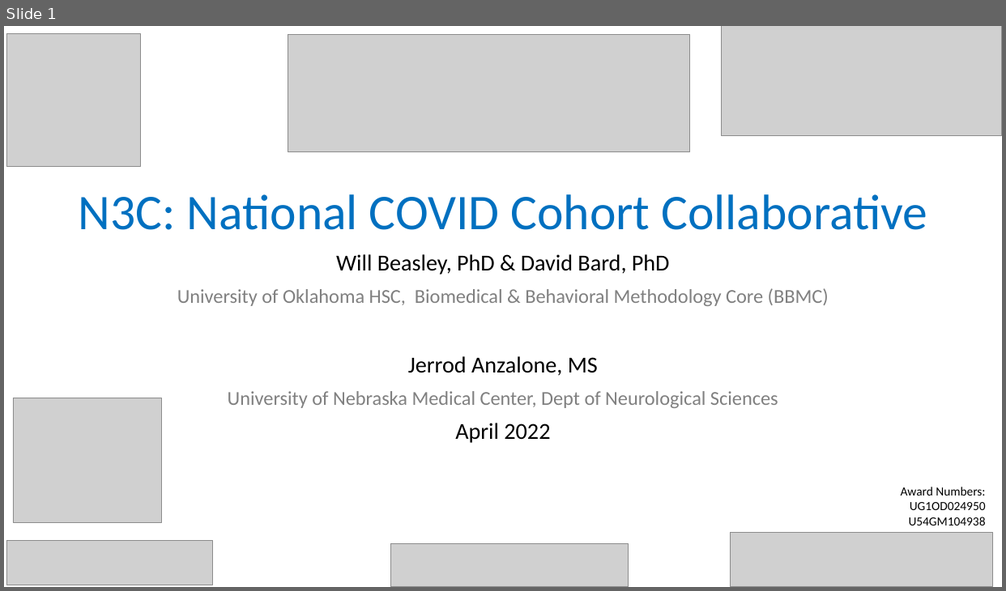
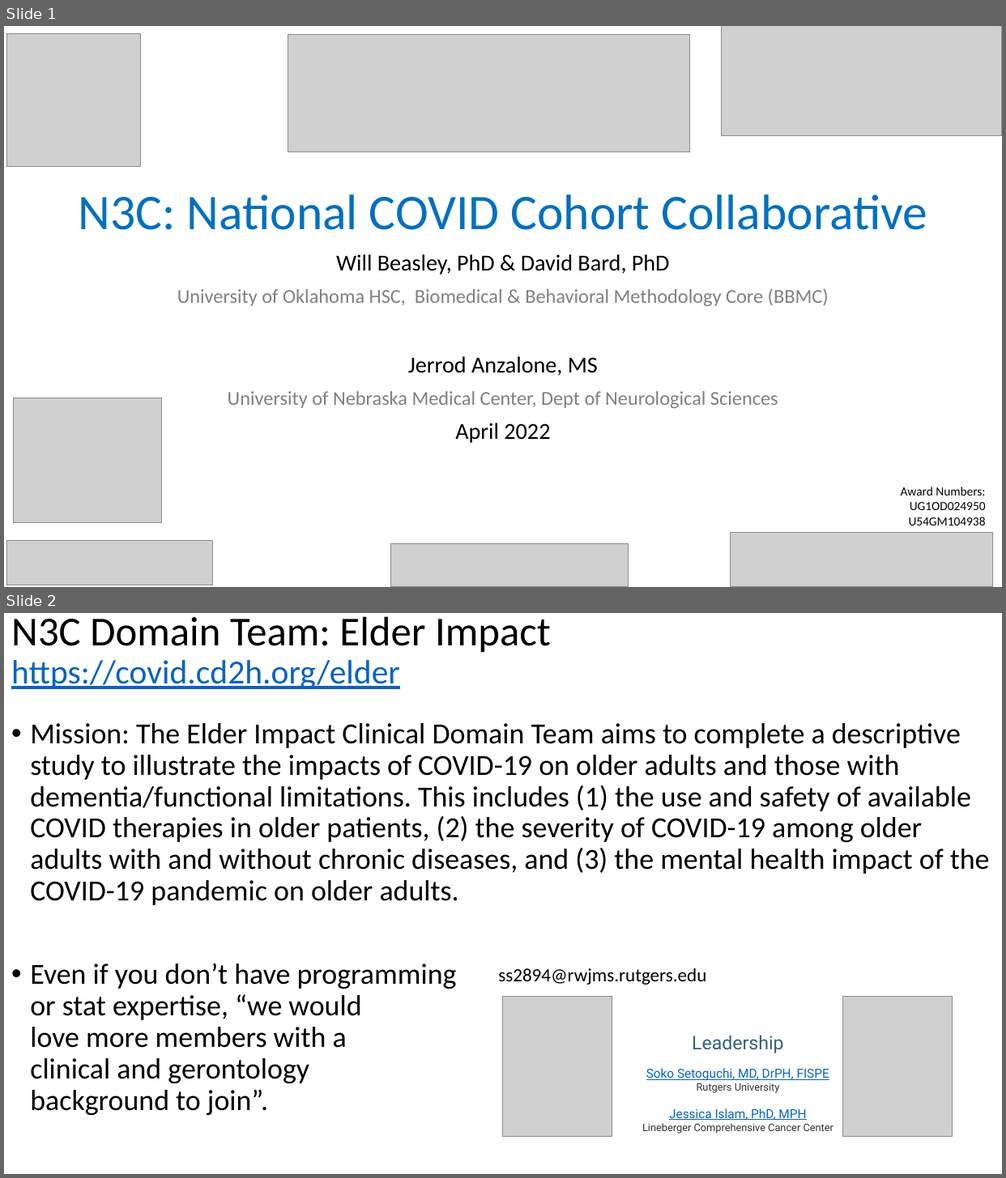
Before and after one commit to OuhscBbmc/prairie-outpost-public, a slide deck: publications/presentation-2022-04-geroscience/beasley-2022-04-n3c-geroscience.pptx. Shown one above the other, each under a label of ours: slide 1 before the commit, slides 1 and 2 after it. The pictures are 1006x591 and 1006x1178 pixels, drawn with LibreOffice and Linux fonts; fonts in the diff are those of the drawing; grey boxes stand for pictures; background and template pictures are left out. Boxes give left, top, right and bottom in pixels: in the first picture for what was removed or moved away, otherwise in the second. Text is boxed around its words. In the diff, an @@ line names an element or a change of style, - is before the commit and + after.

```diff
--- a/publications/presentation-2022-04-geroscience/beasley-2022-04-n3c-geroscience.pptx
+++ b/publications/presentation-2022-04-geroscience/beasley-2022-04-n3c-geroscience.pptx
@@ slide 2 added at [4,613,1002,1174], background #FFFFFF @@
@@ title added at [11,616,551,689], 32.4 pt, text #0563C1, underline @@
+N3C Domain Team: Elder Impact https://covid.cd2h.org/elder
@@ text added at [30,723,990,1115], 28 pt, text #000000 @@
+• Mission: The Elder Impact Clinical Domain Team aims to complete a descriptive study to illustrate the impacts of COVID-19 on older adults and those with dementia/functional limitations. This includes (1) the use and safety of available COVID therapies in older patients, (2) the severity of COVID-19 among older adults with and without chronic diseases, and (3) the mental health impact of the COVID-19 pandemic on older adults.
+• Even if you don’t have programming
+  or stat expertise, “we would
+  love more members with a
+  clinical and gerontology
+  background to join”.
@@ text added at [498,969,706,985], 18 pt, text #000000 @@
+ss2894@rwjms.rutgers.edu
@@ picture added at [503,997,612,1138] @@
@@ picture added at [843,997,953,1138] @@
@@ text added at [642,1035,833,1134], 10 pt, text #333333 @@
+Leadership
+Soko Setoguchi, MD, DrPH, FISPE
+Rutgers University
+Jessica Islam, PhD, MPH
+Lineberger Comprehensive Cancer Center
```
Also in this commit, not shown: 3 slides changed, 2 other slides added, 3 other files.
